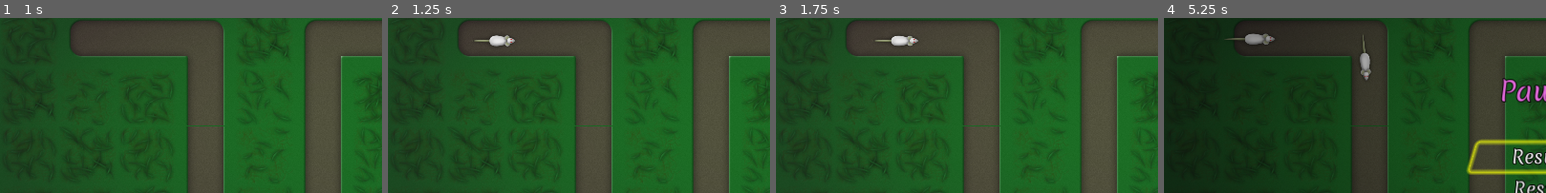
Above: before the commit, frames 1-4 (left to right).
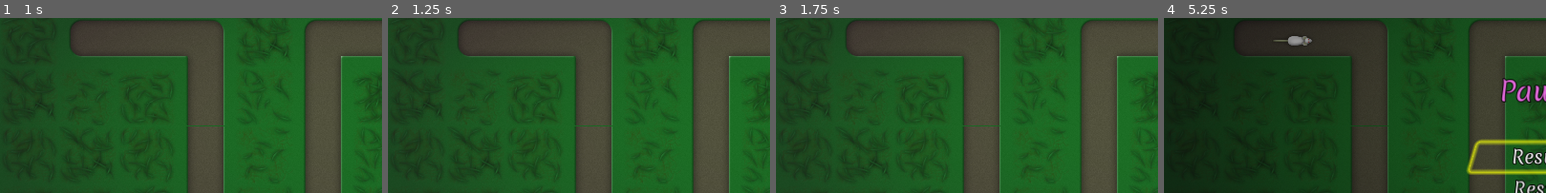
Above: after the commit, the same moments.

Repository: vibrunazo/godot-cats
Game: Godot game, scene res://scenes/maps/Map03.tscn
Same seed, same stepped clock (60 frames per second), same inputs: the game is played once before the commit and once after it. This scene is started directly instead of the project's main scene. Sound files missing from this copy of the repository are replaced by a short silence.
Inputs (mouse positions are % of the whole screen's width and height, from its top left):
- Up to frame 1 (1 s): click "$10" at 0.5 s
- Up to frame 2 (1.25 s): no input
- Up to frame 3 (1.75 s): click "$15" at 1.25 s
- Up to frame 4 (5.25 s): click "$10" at 2 s; click "$15" at 2.75 s; click "$10" at 3.5 s; click "$15" at 4.25 s; click (86, 9) at 5 s
The pictures show only the part of the screen within x 0-50%, y 19-69%; the shares and areas given below are measured in that part.

Frame 1 is identical in both runs. In frame 2, 0.4% of the frame differs, in the area x 22-34%, y 9-17%; in frame 3, 0.4%; in frame 4, 1.1%, in the area x 16-55%, y 8-36%.

Commit message:
map03 waves, fixed float precision on win check

Diff:
--- a/scenes/maps/Map.gd
+++ b/scenes/maps/Map.gd
@@ -236,15 +236,17 @@
 	var value = 0
 	if kills_needed > 0:
 		value = ceil(100 * worth_left / kills_needed)
-#	print("kill count: %s, mouse left: %s, kills needed: %s, value: %s" % [kill_count, mouse_left, kills_needed, value])
 	el_mousebar.value = clamp(value, 0, 100)
 #	if mouse_left == 0:
 #		print('cannot lose anymore')
 	var stolen = max_life - life
-	if kill_worth + stolen >= total_worth and life > 0:
+#	print("kill worth %s + stolen %s >= total worth %s (%s) and life %s, worth left: %s, worth needed: %s, value: %s" % [kill_worth, stolen, total_worth, (kill_worth + stolen >= total_worth),life, worth_left, kills_needed, value])
+	# round() is to workaround float precision
+	if round(kill_worth) + round(stolen) >= round(total_worth) and life > 0:
 		win()
 
 func win():
+	print('you win')
 	yield(get_tree().create_timer(2),"timeout")
 	if life == max_life:
 		print("Perfect!")
--- a/scenes/maps/Map03.tscn
+++ b/scenes/maps/Map03.tscn
@@ -25,8 +25,143 @@
 use_filter = true
 font_data = ExtResource( 2 )
 
+[sub_resource type="DynamicFont" id=4]
+resource_local_to_scene = true
+size = 60
+outline_size = 2
+outline_color = Color( 0, 0, 0, 1 )
+use_filter = true
+font_data = ExtResource( 2 )
+
 [node name="Map" instance=ExtResource( 1 )]
 next_map = "MainScene"
+wave_list = [ {
+"cooldown": 4.0,
+"size_max": 60,
+"size_min": 40,
+"spawns": 10,
+"start": 4
+}, {
+"cooldown": 2,
+"size_max": 80,
+"size_min": 40,
+"spawns": 6,
+"start": 25
+}, {
+"cooldown": 4,
+"size_max": 180,
+"size_min": 140,
+"spawns": 5,
+"start": 49
+}, {
+"cooldown": 2,
+"size_max": 110,
+"size_min": 40,
+"spawns": 10,
+"start": 50
+}, {
+"cooldown": 1.8,
+"size_max": 110,
+"size_min": 80,
+"spawns": 12,
+"start": 79
+}, {
+"cooldown": 0.05,
+"size_max": 8,
+"size_min": 1,
+"spawns": 20,
+"start": 81
+}, {
+"cooldown": 0.05,
+"size_max": 8,
+"size_min": 1,
+"spawns": 20,
+"start": 84
+}, {
+"cooldown": 0.05,
+"size_max": 8,
+"size_min": 1,
+"spawns": 20,
+"start": 87
+}, {
+"cooldown": 0.1,
+"size_max": 8,
+"size_min": 1,
+"spawns": 20,
+"start": 90
+}, {
+"cooldown": 0.1,
+"size_max": 8,
+"size_min": 1,
+"spawns": 20,
+"start": 93
+}, {
+"cooldown": 1.1,
+"size_max": 120,
+"size_min": 100,
+"spawns": 21,
+"start": 108
+}, {
+"cooldown": 0.8,
+"size_max": 35,
+"size_min": 20,
+"spawns": 20,
+"start": 112
+}, {
+"cooldown": 1.8,
+"size_max": 335,
+"size_min": 320,
+"spawns": 8,
+"start": 113
+}, {
+"cooldown": 1.1,
+"size_max": 390,
+"size_min": 350,
+"spawns": 15,
+"start": 140
+}, {
+"cooldown": 0.7,
+"size_max": 35,
+"size_min": 20,
+"spawns": 30,
+"start": 142
+}, {
+"cooldown": 1.1,
+"size_max": 120,
+"size_min": 80,
+"spawns": 30,
+"start": 169
+}, {
+"cooldown": 1.9,
+"size_max": 620,
+"size_min": 580,
+"spawns": 18,
+"start": 171
+}, {
+"cooldown": 0.05,
+"size_max": 8,
+"size_min": 1,
+"spawns": 25,
+"start": 175
+}, {
+"cooldown": 0.05,
+"size_max": 8,
+"size_min": 1,
+"spawns": 25,
+"start": 180
+}, {
+"cooldown": 0.05,
+"size_max": 8,
+"size_min": 1,
+"spawns": 25,
+"start": 185
+}, {
+"cooldown": 0.05,
+"size_max": 8,
+"size_min": 1,
+"spawns": 25,
+"start": 190
+} ]
 
 [node name="Path2D" parent="." index="3"]
 curve = SubResource( 1 )
@@ -34,9 +169,13 @@
 [node name="TimeLabel" parent="UI/HUD/TopBar" index="2"]
 custom_fonts/font = SubResource( 2 )
 
+[node name="Paused" parent="UI/Menus/PauseMenu/HBoxContainer" index="0"]
+custom_fonts/font = SubResource( 3 )
+
 [node name="Paused" parent="UI/Menus/WinMenu/HBoxContainer" index="0"]
-custom_fonts/font = SubResource( 3 )
+custom_fonts/font = SubResource( 4 )
 
 [editable path="UI/HUD/ActionBar/Cat1"]
 [editable path="UI/HUD/ActionBar/Cat2"]
+[editable path="UI/Menus/PauseMenu"]
 [editable path="UI/Menus/WinMenu"]
Not shown: 1 places in scenes/maps/Map03.tscn that only renumber resources
